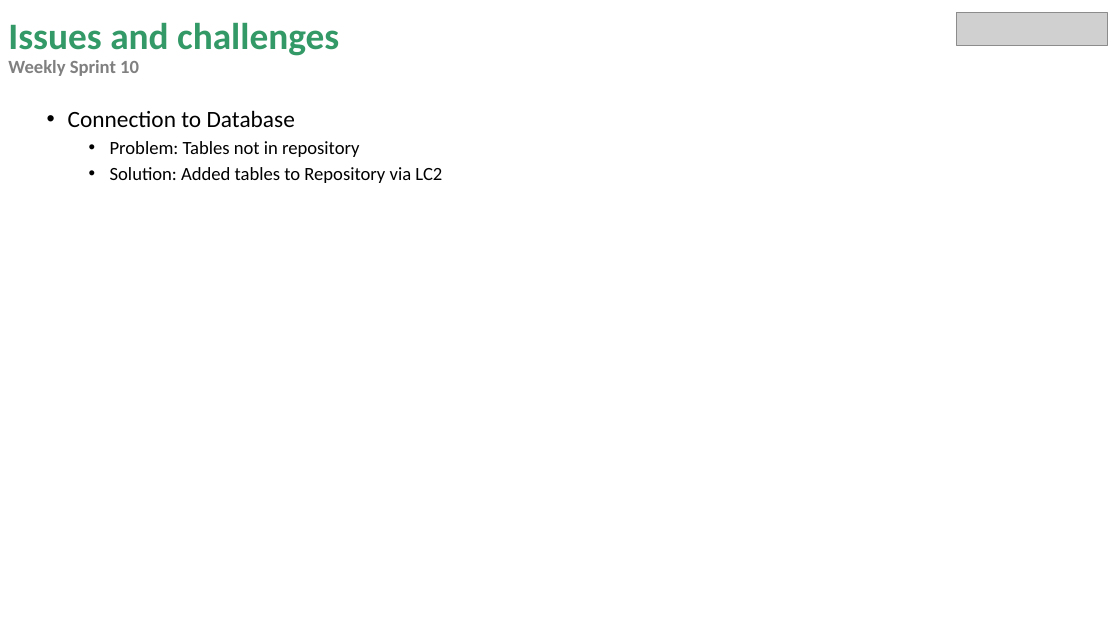
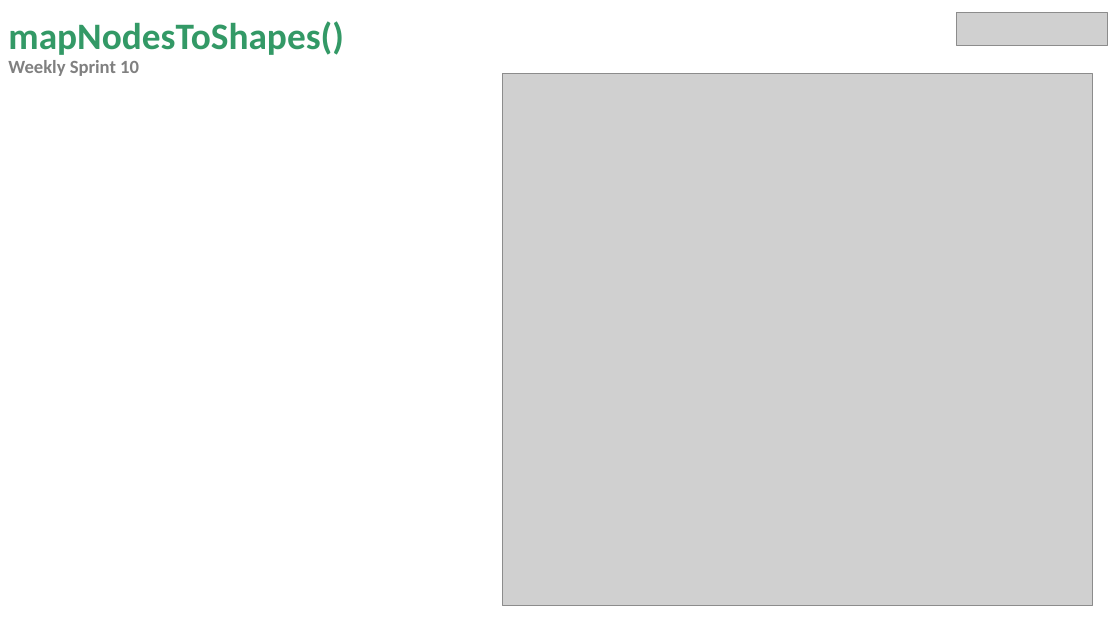
Before and after one commit to miguelrk/tum-mw-bachelorarbeit, a slide deck: slide 7 of 3 Entwicklungsphase/weekly_meeting_11.pptx (slide 9 before the commit). Drawn at 1120x630 pixels with LibreOffice and Linux fonts; fonts in the diff are those of the drawing; grey boxes stand for pictures. Boxes give left, top, right and bottom in pixels: in the first picture for what was removed or moved away, otherwise in the second. Text is boxed around its words. In the diff, an @@ line names an element or a change of style, - is before the commit and + after.

```diff
--- a/3 Entwicklungsphase/weekly_meeting_11.pptx
+++ b/3 Entwicklungsphase/weekly_meeting_11.pptx
@@ title at (8, 21, 344, 76): text changed @@
-Issues and challenges
-Weekly Sprint 10
+mapNodesToShapes()
+Weekly Sprint 10
@@ picture added at (502, 74, 1093, 606) @@
@@ text removed at (68, 110, 442, 183) @@
-• Connection to Database
-  • Problem: Tables not in repository
-  • Solution: Added tables to Repository via LC2
```
Also in this commit, not shown: 6 other slides changed, 3 slides added, 4 slides removed, 8 other files.
